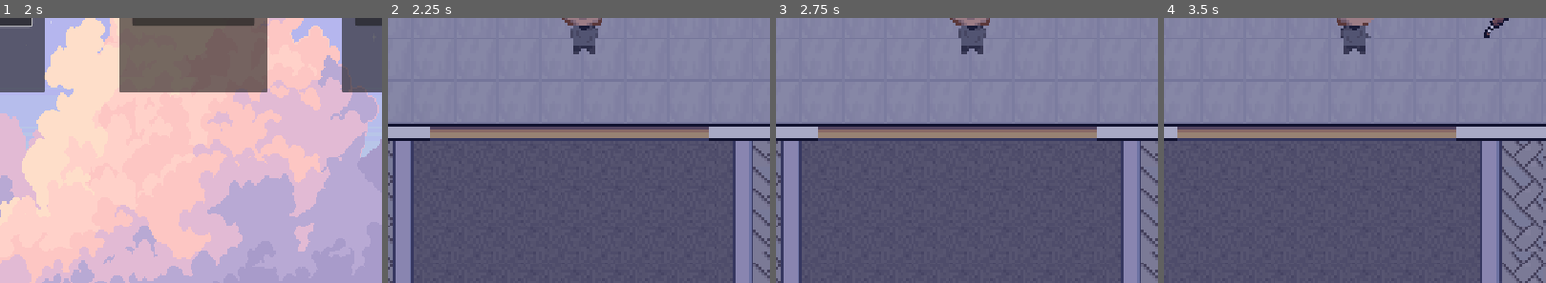
Above: before the commit, frames 1-4 (left to right).
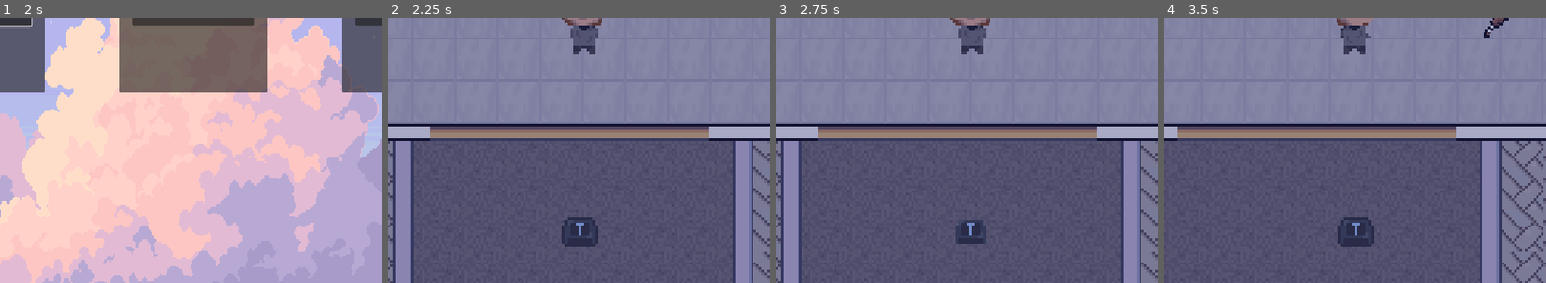
Above: after the commit, the same moments.

Repository: JaviMtz02/SeniorProject2025
Game: Godot game, scene res://Scenes/Menus/start_menu.tscn
The game is run twice, just before and just after one commit, with the same random seed, the same clock (stepped at 60 frames per second) and the same inputs.
Inputs (mouse positions are % of the whole screen's width and height, from its top left):
- Up to frame 1 (2 s): click "play" at 0.5 s; click "Singleplayer" at 1.25 s
- Up to frame 2 (2.25 s): click "Museum" at 2 s
- Up to frame 3 (2.75 s): no input
- Up to frame 4 (3.5 s): tap Enter at 2.75 s; move the mouse to (72, 45) at 2.77 s; hold Right (right) from 2.78 s (still down); tap Space (attack) at 2.85 s; click (72, 45) at 2.92 s
The pictures show only the part of the screen within x 25-75%, y 50-100%; the shares and areas given below are measured in that part.

Frame 1 is identical in both runs. In frame 2, 0.9% of the frame differs, in the area x 45-55%, y 75-87%; in frame 3, 0.6%; in frame 4, 0.9%.

Commit message:
show private ip

Diff:
--- a/Scenes/Menus/multiplayer_menu.tscn
+++ b/Scenes/Menus/multiplayer_menu.tscn
@@ -260,6 +260,16 @@
 theme_override_colors/font_shadow_color = Color(0, 0, 0, 0)
 text = "Someone is already hosting on your network..."
 
+[node name="TextEdit" type="TextEdit" parent="."]
+layout_mode = 2
+offset_left = 510.0
+offset_top = 506.0
+offset_right = 641.0
+offset_bottom = 542.0
+placeholder_text = "Enter Host IP"
+context_menu_enabled = false
+emoji_menu_enabled = false
+
 [connection signal="pressed" from="MarginContainer/Buttons/host" to="." method="host_select"]
 [connection signal="pressed" from="MarginContainer/Buttons/join" to="." method="join_select"]
 [connection signal="pressed" from="PanelContainer/back" to="." method="back_select"]
--- a/Scenes/Menus/waiting_screen.tscn
+++ b/Scenes/Menus/waiting_screen.tscn
@@ -151,6 +151,19 @@
 layout_mode = 2
 text = "Level Select"
 
+[node name="Local IP" type="Label" parent="."]
+layout_mode = 1
+anchors_preset = 2
+anchor_top = 1.0
+anchor_bottom = 1.0
+offset_left = 19.0
+offset_top = -42.0
+offset_right = 1147.0
+offset_bottom = -19.0
+grow_vertical = 0
+theme_override_font_sizes/font_size = 20
+text = "Local IP: localhost"
+
 [node name="PanelContainer" type="PanelContainer" parent="."]
 z_index = 1
 layout_mode = 1
--- a/Scripts/multiplayer_manager.gd
+++ b/Scripts/multiplayer_manager.gd
@@ -26,13 +26,22 @@
 	multiplayer.connection_failed.connect(_on_connected_fail)
 	multiplayer.server_disconnected.connect(_on_server_disconnected)
 
+func get_local_ip() -> String:
+	var addresses = IP.get_local_addresses()
+	var gateway = IP.resolve_hostname("router") # Attempts to get the gateway
+
+	for ip in addresses:
+		if ip.begins_with("192.") or ip.begins_with("10.") or ip.begins_with("172."): # Private IP ranges
+			if gateway == "" or ip.is_valid_ip_address():
+				return ip
+	return "Not Found"
+
 func is_multiplayer() -> bool:
 	return multiplayer.multiplayer_peer != null and not multiplayer.multiplayer_peer is OfflineMultiplayerPeer
 
 func is_host():
 	return multiplayer.is_server()
 
-## Evaluate true if connection has been made
 func start_host():
 	var peer = ENetMultiplayerPeer.new()
 	peer.create_server(PORT, MAX_CLIENTS)
@@ -44,7 +53,6 @@
 	players[server_id] = player_info
 	player_connected.emit(server_id, player_info)
 
-## Evaluate true if connection has been made
 func start_client(address: String = ""):
 	var peer = ENetMultiplayerPeer.new()
 	if address.is_empty():
@@ -53,7 +61,7 @@
 	multiplayer.multiplayer_peer = peer
 
 func _stop_multiplayer() -> void:
-	multiplayer.multiplayer_peer = null
+	multiplayer.multiplayer_peer = OfflineMultiplayerPeer.new()
 	players.clear()
 
 func _on_player_connected(id: int) -> void:
@@ -85,22 +93,23 @@
 	player_connected.emit(peer_id, player_info)
 
 func _on_connected_fail():
-	multiplayer.multiplayer_peer = null
+	multiplayer.multiplayer_peer = OfflineMultiplayerPeer.new()
 	connection_failed.emit()
 	print("Connection failed")
 
 func _on_server_disconnected():
-	multiplayer.multiplayer_peer = null
+	multiplayer.multiplayer_peer = OfflineMultiplayerPeer.new()
 	players.clear()
 	server_disconnected.emit()
 	print("Server disconnected")
 
+# Anyone can call this and it is sent to all peers reliably
 @rpc("any_peer", "reliable")
 func leave_game():
 	# Notify the server that this player is leaving
 	var player_id = multiplayer.get_unique_id()
 	if player_id <= 1:
-		# If the player is the host, stop the server
+		# If the player is the host, exit multiplayer mode
 		_stop_multiplayer()
 		print("Server stopped")
 		return
--- a/Scripts/player_spawn_point.gd
+++ b/Scripts/player_spawn_point.gd
@@ -13,5 +13,5 @@
 			add_child(player_to_add)
 	else:
 		var player_to_add = BURGLAR.instantiate()
+		player_to_add.name = str(multiplayer.get_unique_id())
 		add_child(player_to_add)
-		is_multiplayer_authority()
--- a/Scripts/waiting_screen.gd
+++ b/Scripts/waiting_screen.gd
@@ -5,14 +5,20 @@
 
 @onready var players: Label = $MarginContainer/VBoxContainer/HBoxContainer/Players
 @onready var level_select: Button = $"MarginContainer/VBoxContainer/Level Select"
+@onready var local_ip: Label = $"Local IP"
 
 func _ready():
 	$AnimationPlayer.play("Waiting for Host...")
 	players.text = str(MultiplayerManager.players.keys())
+
 	MultiplayerManager.player_connected.connect(player_joined)
 	MultiplayerManager.player_disconnected.connect(player_left)
 	if multiplayer.is_server():
 		level_select.visible = true
+		# This causes quite a bit of delay unfortunately. Fix if possible
+		local_ip.text = "Local IP: " + MultiplayerManager.get_local_ip()
+	else:
+		local_ip.hide()
 
 func back_pressed():
 	MultiplayerManager.leave_game()
